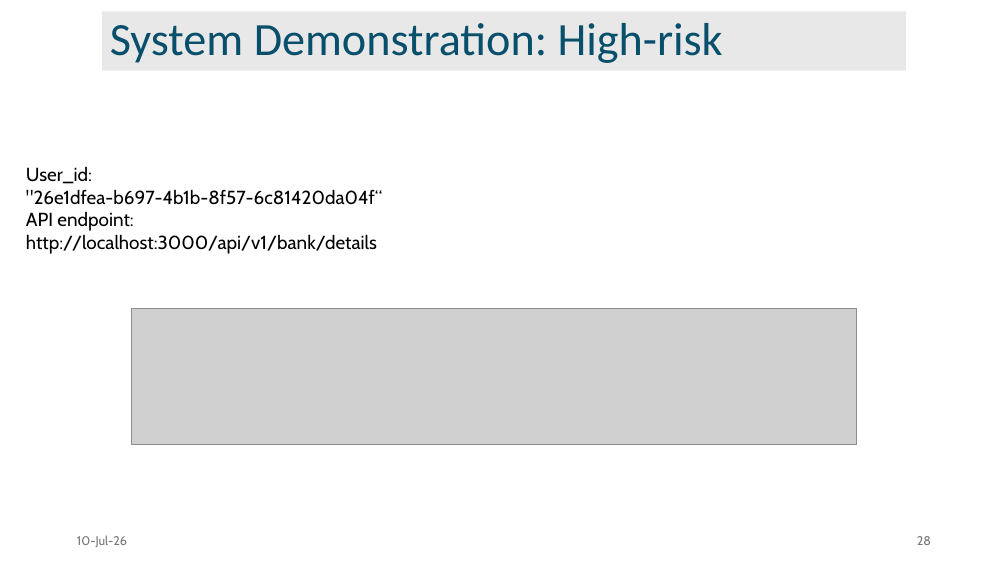
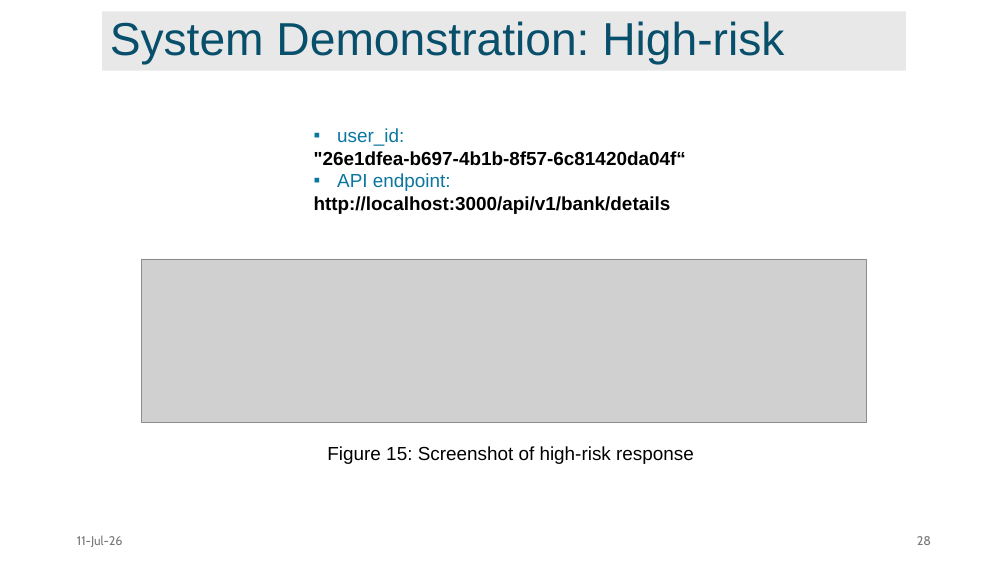
Before and after one commit to faiyaz103/adaptive-data-access-framework, a slide deck: slide 28 of report/main/2007103.pptx. Drawn at 1008x567 pixels with LibreOffice and Linux fonts; fonts in the diff are those of the drawing; grey boxes stand for pictures. Boxes give left, top, right and bottom in pixels: in the first picture for what was removed or moved away, otherwise in the second. Text is boxed around its words. In the diff, an @@ line names an element or a change of style, - is before the commit and + after.

```diff
--- a/report/main/2007103.pptx
+++ b/report/main/2007103.pptx
@@ title "System Demonstration: High-risk" at [102, 11, 906, 70]: font Calibri to Arial @@
@@ text "user_id:": place and size @@
-text "user_id:" at [26, 167, 382, 254]
+text "user_id:" at [314, 128, 686, 214]
@@ text at [337, 128, 404, 146]: text changed; font Cabin to Arial; text colour #000000 to #0B76A0 @@
-User_id:
+▪ user_id:
@@ text at [314, 173, 671, 214]: text changed; font Cabin to Arial; bold on @@
-API endpoint: http://localhost:3000/api/v1/bank/details
+▪ API endpoint:
+http://localhost:3000/api/v1/bank/details
@@ text at [314, 151, 686, 166]: font Cabin to Arial, bold on in ""26e1dfea-b697-4b1b-8f57-6c81420da04f“" @@
@@ picture: place and size @@
-picture at [132, 309, 857, 444]
+picture at [141, 259, 867, 423]
@@ text added at [327, 446, 694, 464], 18 pt, text #000000 @@
+Figure 15: Screenshot of high-risk response
@@ text at [77, 535, 123, 547]: text changed @@
-10-Jul-26
+11-Jul-26
```
Also in this commit, not shown: 32 other slides changed, 1 slide added, 2 slides removed.
